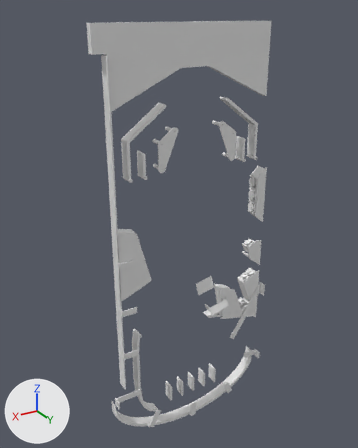
The glTF model assets/cao/pieces.glb as it was, and as the next commit left it.
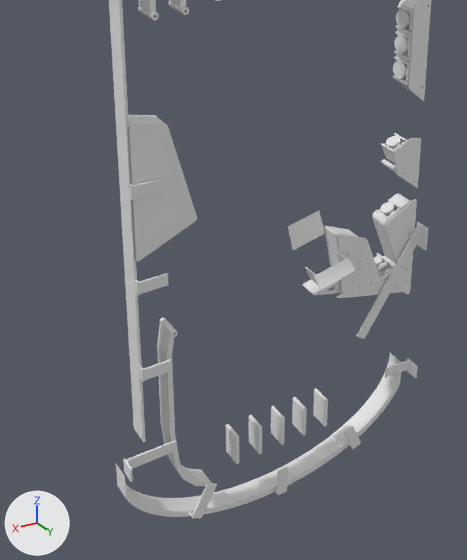
There are two pictures of each version: one whole from a 50 mm lens placed at (943.0, 1112.0, 1285.0), pointed at (270.0, -9.0, 725.0), one close up on the part from 15% to 79% of the width and 39% to 100% of the height. The lights are fixed; the arrows at lower left show +X, +Y and +Z. The last two pictures show the newer version.

Script lines for the objects in view, before the commit:
```python
ob_patte_rampe_1 = bpy.data.objects.new('patte_rampe_1', me_patte_rampe_1)
ob_patte_rampe_1.location = (0.0, 0.0, 0.0)
ob_patte_rampe_2 = bpy.data.objects.new('patte_rampe_2', me_patte_rampe_2)
ob_patte_rampe_2.location = (0.0, 0.0, 0.0)
ob_patte_rampe_4 = bpy.data.objects.new('patte_rampe_4', me_patte_rampe_4)
ob_patte_rampe_4.location = (0.0, 0.0, 0.0)
ob_patte_rampe_5 = bpy.data.objects.new('patte_rampe_5', me_patte_rampe_5)
ob_patte_rampe_5.location = (0.0, 0.0, 0.0)
ob_patte_rampe_6 = bpy.data.objects.new('patte_rampe_6', me_patte_rampe_6)
ob_patte_rampe_6.location = (0.0, 0.0, 0.0)
ob_patte_rampe_7 = bpy.data.objects.new('patte_rampe_7', me_patte_rampe_7)
ob_patte_rampe_7.location = (0.0, 0.0, 0.0)
ob_patte_rampe_8 = bpy.data.objects.new('patte_rampe_8', me_patte_rampe_8)
ob_patte_rampe_8.location = (0.0, 0.0, 0.0)
ob_plastique_bouchon = bpy.data.objects.new('plastique_bouchon', me_plastique_bouchon)
ob_plastique_bouchon.location = (0.0, 0.0, 0.0)
# also in view: 'guide_bonus_1' at (404.0, 16.0, 268.0); 'plastique_rampe' at (172.0, 52.0, 455.0); 'sep_lanceur' at (480.0, 16.0, 721.0); 'plastique_tirer' at (25.0, 36.0, 586.0); 'bloc_fanny' at (432.0, 16.0, 657.0)
```
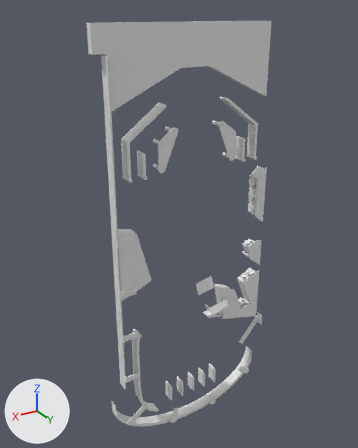
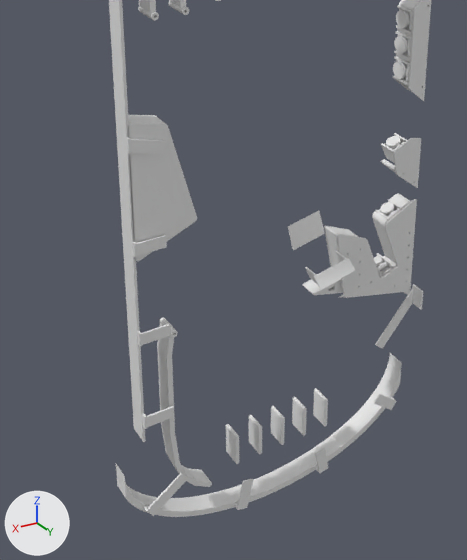
Patch to the scene script:
```diff
--- a/assets/cao/pieces.glb.py
+++ b/assets/cao/pieces.glb.py
@@ me_patte_rampe_1 @@
-me_patte_rampe_1.from_pydata(...)  # 16 vertices, 28 faces; spans x -3.0..110.0, y 44.0..68.0, z 296.0..481.0
+me_patte_rampe_1.from_pydata(...)  # 16 vertices, 28 faces; spans x -3.0..70.0, y 44.0..68.0, z 262.0..365.0
+# me_patte_rampe_1 part 1: the whole mesh is rebuilt
@@ me_patte_rampe_2 @@
-me_patte_rampe_2.from_pydata(...)  # 16 vertices, 28 faces; spans x -3.4..45.6, y 44.5..68.5, z 193.4..217.4
+me_patte_rampe_2.from_pydata(...)  # 12 vertices, 20 faces; spans x 18.2..66.9, y 31.5..47.5, z 124.7..168.8
+# me_patte_rampe_2 part 2: 16 vertices removed from x -3.4..45.6, y 44.5..68.5, z 193.4..217.4
+# me_patte_rampe_2 part 3: 12 vertices added at x 18.2..66.9, y 31.5..47.5, z 124.7..168.8
@@ me_patte_rampe_4 @@
-me_patte_rampe_4.from_pydata(...)  # 16 vertices, 28 faces; spans x 237.6..256.6, y 31.5..46.2, z 47.4..97.7
+me_patte_rampe_4.from_pydata(...)  # 16 vertices, 28 faces; spans x 302.4..331.5, y 31.5..45.3, z 50.3..106.9
+# me_patte_rampe_4 part 4: 16 vertices removed from x 237.6..256.6, y 31.5..46.2, z 47.4..97.7
+# me_patte_rampe_4 part 5: 16 vertices added at x 302.4..331.5, y 31.5..45.3, z 50.3..106.9
@@ me_patte_rampe_5 @@
-me_patte_rampe_5.from_pydata(...)  # 16 vertices, 28 faces; spans x 367.5..412.0, y 31.5..44.3, z 69.7..132.0
+me_patte_rampe_5.from_pydata(...)  # 16 vertices, 28 faces; spans x 416.6..487.3, y 31.5..43.4, z 115.5..173.2
+# me_patte_rampe_5 part 6: 16 vertices removed from x 367.5..412.0, y 31.5..44.3, z 69.7..132.0
+# me_patte_rampe_5 part 7: 16 vertices added at x 416.6..487.3, y 31.5..43.4, z 115.5..173.2
@@ me_patte_rampe_6 @@
-me_patte_rampe_6.from_pydata(...)  # 20 vertices, 36 faces; spans x 434.6..517.4, y 39.1..63.3, z 217.5..241.5
+me_patte_rampe_6.from_pydata(...)  # 20 vertices, 36 faces; spans x 434.5..481.5, y 29.5..41.5, z 281.5..302.5
+# me_patte_rampe_6 part 8: 20 vertices removed from x 434.6..517.4, y 39.1..63.3, z 217.5..241.5
+# me_patte_rampe_6 part 9: 20 vertices added at x 434.5..481.5, y 29.5..41.5, z 281.5..302.5
@@ me_patte_rampe_7 @@
-me_patte_rampe_7.from_pydata(...)  # 20 vertices, 36 faces; spans x 434.5..481.5, y 29.5..40.4, z 364.0..385.0
+me_patte_rampe_7.from_pydata(...)  # 20 vertices, 36 faces; spans x 434.5..481.5, y 29.5..39.6, z 424.0..445.0
+# me_patte_rampe_7 part 10: all 16 vertices in x 434.5..481.5, y 37.2..40.4, z 364.0..385.0 are moved by (0.0, -0.8, 60.0)
+# me_patte_rampe_7 part 11: all 4 vertices in x 478.5..481.5, y 29.5, z 364.0..385.0 are moved by (0.0, 0.0, 60.0)
@@ me_patte_rampe_8 @@
-me_patte_rampe_8.from_pydata(...)  # 20 vertices, 36 faces; spans x 434.5..481.5, y 29.5..38.5, z 506.5..527.5
+me_patte_rampe_8.from_pydata(...)  # 20 vertices, 36 faces; spans x 434.5..481.5, y 29.5..37.7, z 566.5..587.5
+# me_patte_rampe_8 part 12: all 16 vertices in x 434.5..481.5, y 35.3..38.5, z 506.5..527.5 are moved by (0.0, -0.8, 60.0)
+# me_patte_rampe_8 part 13: all 4 vertices in x 478.5..481.5, y 29.5, z 506.5..527.5 are moved by (0.0, 0.0, 60.0)
```

Pixel boxes (x1, y1, x2, y2) of what changed, in the close-ups (467 x 560 px; the box of a moved part takes in the faces that stretch with it):
'patte_rampe_1', reshaped (33% narrower, 44% shorter): before (356, 222, 428, 339); after (375, 284, 423, 349)
'patte_rampe_6', reshaped (39% narrower, 44% shorter): before (123, 440, 176, 482); after (142, 406, 174, 429)
'patte_rampe_5', reshaped (59% wider, 22% taller): before (189, 483, 217, 518); after (143, 473, 188, 516)
'patte_rampe_8', reshaped: before (135, 273, 168, 296); after (133, 235, 167, 258)
'patte_rampe_7', reshaped: before (139, 359, 172, 382); after (137, 324, 171, 347)
'patte_rampe_4', reshaped (25% wider, 10% taller): before (273, 467, 288, 495); after (234, 479, 253, 510)
'patte_rampe_2', reshaped (26% narrower, 15% shorter): before (385, 359, 418, 378); after (373, 394, 397, 410)
part 2 of me_patte_rampe_2, deleted: before (385, 359, 418, 378)
part 3 of me_patte_rampe_2, added: after (373, 394, 397, 410)
part 4 of me_patte_rampe_4, deleted: before (273, 467, 288, 495)
part 5 of me_patte_rampe_4, added: after (234, 479, 253, 510)
part 6 of me_patte_rampe_5, deleted: before (189, 483, 217, 518)
part 7 of me_patte_rampe_5, added: after (143, 473, 188, 516)
part 8 of me_patte_rampe_6, deleted: before (123, 440, 176, 482)
part 9 of me_patte_rampe_6, added: after (142, 406, 174, 429)
part 10 of me_patte_rampe_7, moved or reshaped: before (142, 359, 172, 382); after (140, 324, 171, 347)
part 11 of me_patte_rampe_7, moved or reshaped: before (139, 366, 143, 381); after (137, 331, 142, 346)
part 12 of me_patte_rampe_8, moved or reshaped: before (137, 273, 168, 296); after (134, 236, 167, 258)
part 13 of me_patte_rampe_8, moved or reshaped: before (135, 280, 138, 295); after (133, 242, 136, 257)
